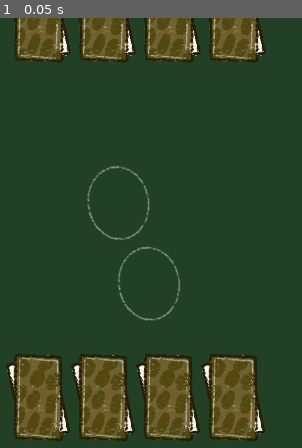
Above: before the commit, frame 1.
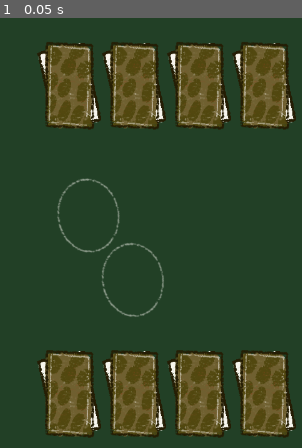
Above: after the commit, the same moment.

Repository: fguillen/The-Forest-Monster-and-the-Cards-Championship
Game: Godot game, scene res://scenes/combat.tscn
Two runs of this game, one before a commit and one after it. Both use one fixed random seed, a clock stepped at 60 frames per second and the inputs below. This scene is started directly instead of the project's main scene.
Inputs:
- Up to frame 1 (0.05 s): no input

The runs differ from the first frame. In frame 1, 35% of the frame differs, in the area x 1-99%, y 0-99%.

Commit message:
Cards are selected

Diff:
--- a/actors/card_combat.gd
+++ b/actors/card_combat.gd
@@ -2,6 +2,8 @@
 extends Control
 
 signal selected(card_combat: CardCombat)
+
+@onready var click_area: Area2D = $ClickArea2D
 
 var value: CardValue
 
@@ -10,10 +12,39 @@
 	self.value = card_value
 
 
+func reparent_and_jump(new_parent: Node2D):
+	print("CardCombat.reparent_and_jump")
+
+	# Deactivate Click
+	click_area.monitoring = false
+
+	# Reparent
+	var actual_position = global_position
+	get_parent().remove_child(self)
+	new_parent.add_child(self)
+	global_position = actual_position
+
+	# Jump
+	var tween = get_tree().create_tween()
+	tween.tween_property(self, "global_position", new_parent.global_position, 1.0)
+
+
 func _select():
 	emit_signal("selected", self)
 
 
 func _on_click_area_2d_input_event(viewport, event, shape_idx):
+	print("CardCombat._on_click_area_2d_input_event()")
+
 	if Input.is_action_just_pressed("click"):
 		_select()
+
+
+func _on_gui_input(event):
+	print("CardCombat._on_gui_input()")
+	print("CardCombat._on_gui_input(): ", event.get_class())
+	if event is InputEventMouseButton:
+		print("CardCombat._on_gui_input(): ", event.button_index)
+
+	if event is InputEventMouseButton and event.button_index == MOUSE_BUTTON_LEFT:
+		_select()
--- a/actors/card_combat.tscn
+++ b/actors/card_combat.tscn
@@ -8,21 +8,36 @@
 size = Vector2(91, 140)
 
 [node name="CardCombat" type="Control"]
-custom_minimum_size = Vector2(100, 0)
+custom_minimum_size = Vector2(100, 160)
 layout_mode = 3
-anchors_preset = 0
-offset_right = 40.0
-offset_bottom = 40.0
+anchors_preset = 8
+anchor_left = 0.5
+anchor_top = 0.5
+anchor_right = 0.5
+anchor_bottom = 0.5
+offset_left = -50.0
+offset_top = -80.0
+offset_right = 50.0
+offset_bottom = 80.0
+grow_horizontal = 2
+grow_vertical = 2
+size_flags_horizontal = 4
+size_flags_vertical = 4
 script = ExtResource("1_3km6i")
 
 [node name="Front" type="Sprite2D" parent="."]
+position = Vector2(50, 80)
 texture = ExtResource("1_bc4hy")
 
 [node name="Back" type="Sprite2D" parent="."]
+position = Vector2(50, 80)
 texture = ExtResource("2_i0fd0")
 
 [node name="ClickArea2D" type="Area2D" parent="."]
+position = Vector2(50, 80)
 
 [node name="CollisionShape2D" type="CollisionShape2D" parent="ClickArea2D"]
 position = Vector2(0, -1)
 shape = SubResource("RectangleShape2D_de7aq")
+
+[connection signal="gui_input" from="." to="." method="_on_gui_input"]
--- a/project.godot
+++ b/project.godot
@@ -18,6 +18,10 @@
 [autoload]
 
 Global="*res://autoloads/global.gd"
+
+[debug]
+
+gdscript/warnings/unused_parameter=0
 
 [display]
 
--- a/scenes/combat.gd
+++ b/scenes/combat.gd
@@ -11,6 +11,10 @@
 var card_values_oponent: Array[CardValue] = []
 var cards_monster: Array[CardCombat] = []
 var cards_oponent: Array[CardCombat] = []
+
+
+func select_card(card_combat: CardCombat, card_placeholder: Node2D):
+	card_combat.reparent_and_jump(card_placeholder)
 
 
 # Called when the node enters the scene tree for the first time.
@@ -29,9 +33,11 @@
 		card_combat.setup(card_value)
 		cards_monster.append(card_combat)
 		deck_container_monster.add_child(card_combat)
+		card_combat.selected.connect(select_card.bind(card_placeholder_monster))
 
 	for card_value in card_values_oponent:
 		var card_combat := card_combat_scene.instantiate() as CardCombat
 		card_combat.setup(card_value)
 		cards_oponent.append(card_combat)
 		deck_container_oponent.add_child(card_combat)
+		card_combat.selected.connect(select_card.bind(card_placeholder_oponent))
--- a/scenes/combat.tscn
+++ b/scenes/combat.tscn
@@ -9,15 +9,18 @@
 card_combat_scene = ExtResource("3_hthjm")
 
 [node name="MarginContainer" type="MarginContainer" parent="."]
-anchors_preset = 15
-anchor_right = 1.0
+anchors_preset = 7
+anchor_left = 0.5
+anchor_top = 1.0
+anchor_right = 0.5
 anchor_bottom = 1.0
-offset_left = 430.0
-offset_right = -381.0
-offset_bottom = -479.0
+offset_left = -183.0
+offset_top = -693.0
+offset_right = 229.0
+offset_bottom = -533.0
 grow_horizontal = 2
-grow_vertical = 2
-size_flags_vertical = 0
+grow_vertical = 0
+size_flags_vertical = 8
 
 [node name="DeckOponent" type="HBoxContainer" parent="MarginContainer"]
 unique_name_in_owner = true
@@ -31,9 +34,9 @@
 anchor_right = 0.5
 anchor_bottom = 1.0
 offset_left = -183.0
-offset_top = -114.0
+offset_top = -200.0
 offset_right = 229.0
-offset_bottom = -114.0
+offset_bottom = -40.0
 grow_horizontal = 2
 grow_vertical = 0
 size_flags_vertical = 8
@@ -43,10 +46,12 @@
 layout_mode = 2
 alignment = 1
 
+[node name="CardPlaceholderOponent" type="Sprite2D" parent="."]
+position = Vector2(488, 231)
+texture = ExtResource("2_wnku4")
+offset = Vector2(50, 80)
+
 [node name="CardPlaceholderMonster" type="Sprite2D" parent="."]
-position = Vector2(586, 291)
+position = Vector2(559, 334)
 texture = ExtResource("2_wnku4")
-
-[node name="CardPlaceholderOponent" type="Sprite2D" parent="."]
-position = Vector2(635, 420)
-texture = ExtResource("2_wnku4")
+offset = Vector2(50, 80)
